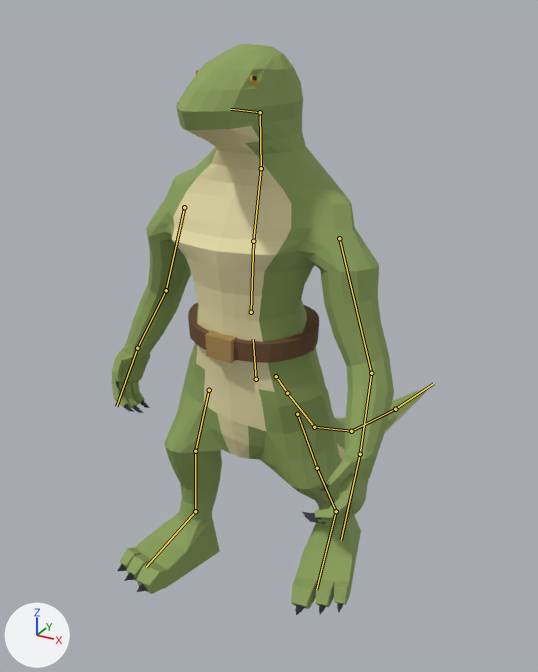
A saved change to the glTF model creatures/experiments/boxmodel/abc/t7x/zoo/lizardman/stage4/lizardman.glb.
Both versions are drawn from a camera (50 mm lens) standing at (1.23, -2.8, 2.1) and looking at (-0.2, -0.21, 0.8). Every picture has the same lights, and +X, +Y and +Z are marked at lower left. The first picture is the older version. Both versions are drawn at frame 16 of the action 'move'; the numbers are the values there. The bones that bend it are drawn over the model as lines.

The first picture shows 'body', 'piece__rest_foot', 'piece_belt', 'piece_buckle' and 2 more.
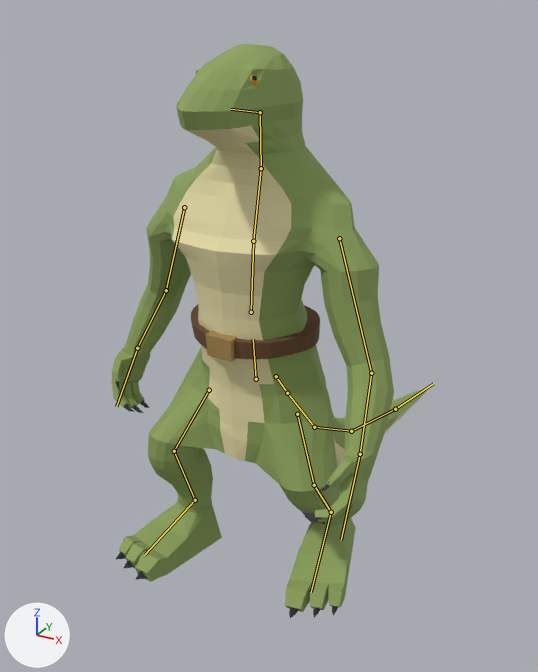
Boxes (x1, y1, x2, y2) around the edits, measured in the pictures (538 x 672 px):
'body', posed
    before: (111, 44, 427, 609)
    after: (111, 44, 427, 612)
'piece_belt', posed (10% shorter)
    before: (188, 303, 319, 363)
    after: (191, 305, 320, 359)
'piece__rest_foot', posed (29% taller)
    before: (117, 564, 343, 615)
    after: (116, 552, 338, 618)
bone 'thigh.L', root to tip
    before: (297, 414) to (317, 468)
    after: (297, 414) to (314, 485)
bone 'shin.L', root to tip
    before: (317, 468) to (336, 511)
    after: (314, 485) to (331, 512)
bone 'foot.L', root to tip
    before: (336, 511) to (316, 589)
    after: (331, 512) to (311, 592)
bone 'thigh.R', root to tip
    before: (209, 390) to (195, 451)
    after: (209, 390) to (174, 451)
bone 'shin.R', root to tip
    before: (195, 451) to (195, 511)
    after: (174, 451) to (195, 500)
bone 'foot.R', root to tip
    before: (195, 511) to (146, 567)
    after: (195, 500) to (144, 555)

The change in detail:
Bone 'thigh.L' (bone_thigh_l) turns from (-12, 0, 0) to (10, 0, 8) degrees about its own x, y and z.
Bone 'shin.L' (bone_shin_l) turns from (0, 0, 0) to (-33, -4, -14) degrees about its own x, y and z.
Bone 'foot.L' (bone_foot_l) turns from (0, 0, 0) to (11, 5, 0) degrees about its own x, y and z.
Bone 'thigh.R' (bone_thigh_r) turns from (12, 0, 0) to (32, 3, -8) degrees about its own x, y and z.
Bone 'shin.R' (bone_shin_r) turns from (-1, 0, 0) to (-38, 5, 14) degrees about its own x, y and z.
Bone 'foot.R' (bone_foot_r) turns from (1, 0, 0) to (18, -5, 1) degrees about its own x, y and z.
